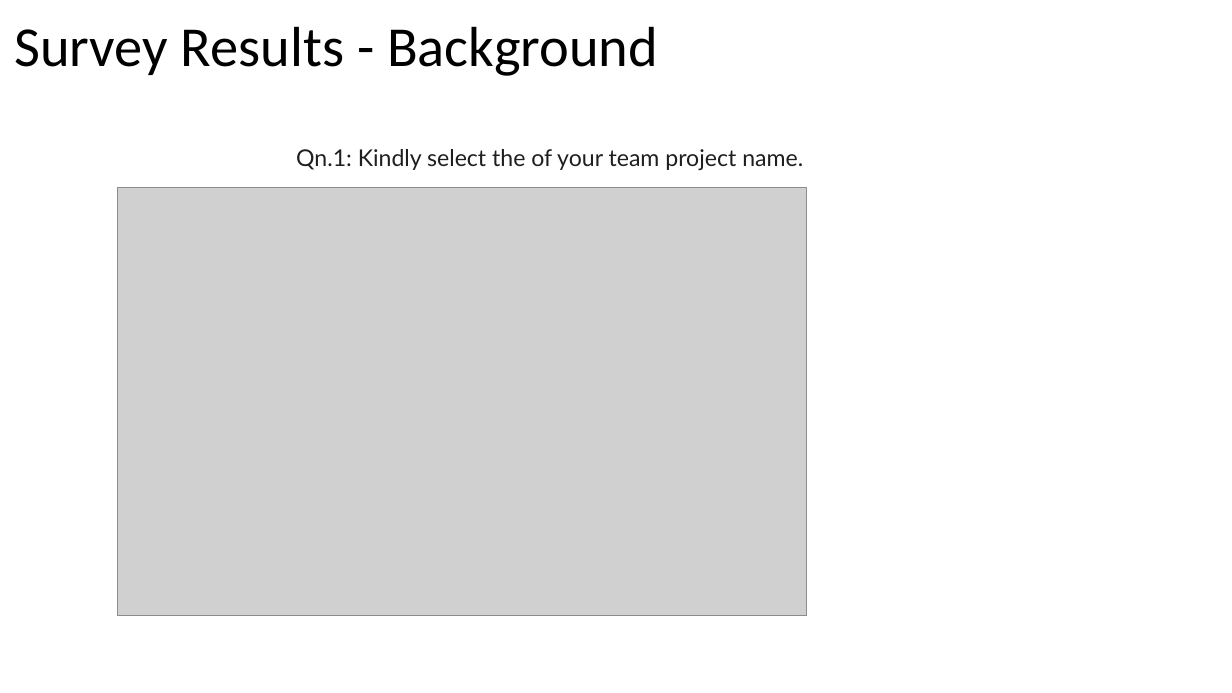
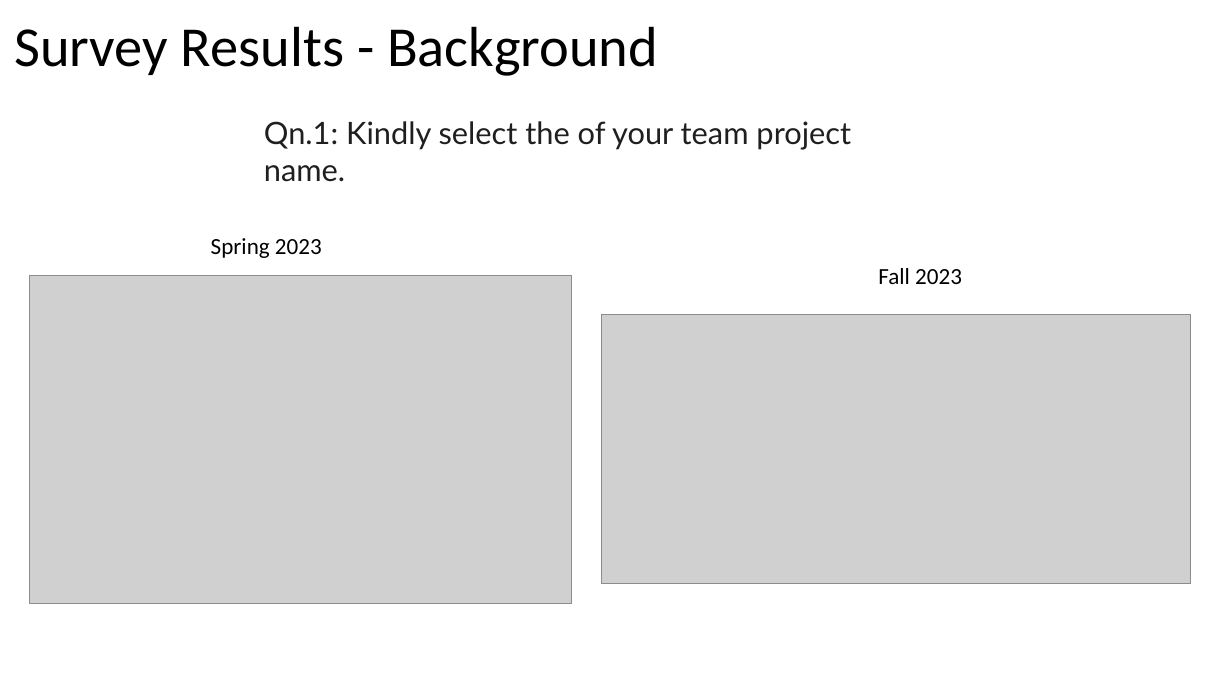
Before and after one commit to johnxu21/johnxu21.github.io, a slide deck: slide 9 of teaching/CS472/Timetable/Survey_Presentation.pptx. Drawn at 1232x693 pixels with LibreOffice and Linux fonts; fonts in the diff are those of the drawing; grey boxes stand for pictures. Boxes give left, top, right and bottom in pixels: in the first picture for what was removed or moved away, otherwise in the second. Text is boxed around its words. In the diff, an @@ line names an element or a change of style, - is before the commit and + after.

```diff
--- a/teaching/CS472/Timetable/Survey_Presentation.pptx
+++ b/teaching/CS472/Timetable/Survey_Presentation.pptx
@@ text "Qn.1: Kindly select the of ...": place and size @@
-text "Qn.1: Kindly select the of ..." at box(296, 149, 803, 170)
+text "Qn.1: Kindly select the of ..." at box(264, 121, 851, 150)
@@ text "Qn.1: Kindly select the of ..." at box(264, 121, 851, 150): size 18 to 24 pt @@
@@ text added at box(211, 238, 322, 258), 18 pt, text #000000 @@
+Spring 2023
@@ text added at box(878, 268, 962, 284), 18 pt, text #000000 @@
+Fall 2023
@@ picture: place and size @@
-picture at box(117, 188, 807, 616)
+picture at box(30, 276, 572, 604)
@@ picture added at box(602, 314, 1190, 584) @@
```
Also in this commit, not shown: 11 other slides changed, 9 slides added, 1 slide removed, 1 other file.
